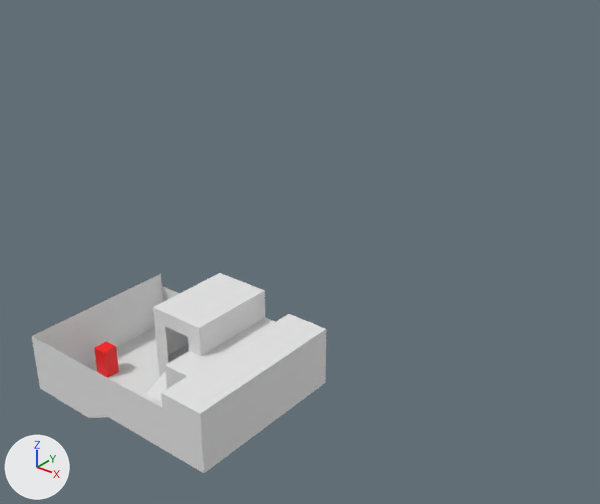
Before and after pictures for a commit that changed the Blender file assets-src/maps/map.blend.
The view is the same before and after, from a 50 mm camera at (33.4, -34.6, 29.7) aimed at (2.7, 3.7, 6.0). Lighting does not change. The marker at lower left points along +X, +Y and +Z. The older version comes first.

Script lines for the objects in view, before the commit:
```python
me_cube = bpy.data.meshes.new('Cube')
me_cube.from_pydata(...)  # 67 vertices, 63 faces; spans x -8.0..7.0, y -10.0..1.0, z -2.0..4.0
me_cube_002 = bpy.data.meshes.new('Cube.002')
me_cube_002.from_pydata(...)  # a box spanning x -0.5..0.5, y -0.5..0.5, z -1.0..1.0
me_cube_002.materials.append(mat_material_002)  # red #ff0000
ob_enemy = bpy.data.objects.new('enemy', me_cube_002)
ob_enemy.location = (-6.0, -6.0, -1.0)
ob_map = bpy.data.objects.new('map', me_cube)
ob_map.location = (0.0, 0.0, 0.0)
```
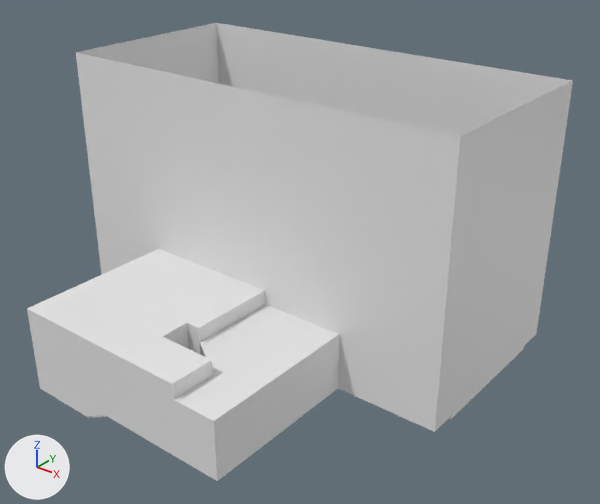
The change, as a diff of the scene's bpy script:
```diff
--- a/assets-src/maps/map.blend.py
+++ b/assets-src/maps/map.blend.py
@@ me_cube @@
 # used by ob_map; location = (0.0, 0.0, 0.0)
-me_cube.from_pydata(...)  # 67 vertices, 63 faces; spans x -8.0..7.0, y -10.0..1.0, z -2.0..4.0
+me_cube.from_pydata(...)  # 178 vertices, 184 faces, 6 loose edges; spans x -15.0..15.0, y -10.0..15.0, z -2.0..17.0
+# me_cube part 1
+# 16 vertices are removed from x -8.0..7.0, y -10.0..1.0, z -1.0..4.0
+# 41 faces are deleted
+# 10 vertices in x 4.0..7.0, y -10.0..1.0, z -1.0..3.0 move by (1.0, 0.0, 0.0)
+# 57 vertices are added at x -15.0..15.0, y -10.0..15.0, z -1.8..17.0
+# 8 new vertices lie (0.0, 0.0, 2.0) away from vertices in x -8.0..1.0, y -10.0..1.0, z 0.0..2.0
+# 5 new vertices lie (0.0, 0.0, 1.0) away from vertices in x -8.0..4.0, y -10.0..1.0, z -2.0..2.0
+# 6 new vertices lie (0.0, 10.0, 0.0) away from vertices in x -8.0..15.0, y 3.0, z -1.2..-1.0
+# 5 new vertices lie (-7.0, 0.0, 0.0) away from vertices in x -8.0..15.0, y 1.0..13.0, z -1.2..-1.0
+# 6 new vertices lie (0.0, 2.0, 0.0) away from vertices in x -15.0..15.0, y 13.0, z -1.0
+# 7 new vertices lie (0.0, 0.0, 4.0) away from vertices in x -15.0..15.0, y 1.0..15.0, z -1.0
+# 10 new vertices lie (0.0, 0.0, 14.0) away from vertices in x -15.0..15.0, y 1.0..15.0, z 3.0
+# 12 new vertices lie (2.0, 0.0, 0.0) away from vertices in x -1.0, y -6.7..15.0, z -1.0..2.0
+# 11 new vertices lie (0.0, 3.0, 0.0) away from vertices in x -2.7..5.0, y -10.0, z -1.8..3.0
+# 6 loose edges are added
+# 162 new faces join them
```

Boxes [x1, y1, x2, y2] around the edits, measured in the pictures (600 x 504 px):
'map', reshaped (85% wider, 128% taller)
    before: [32, 273, 326, 473]
    after: [27, 23, 573, 481]
